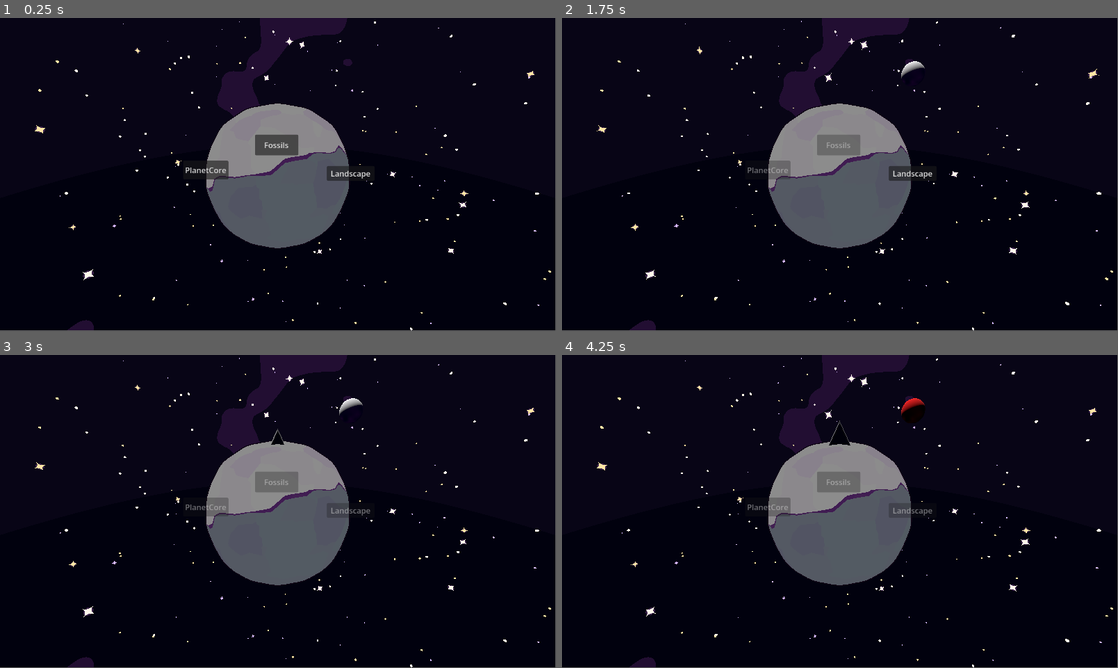
Above: before the commit, frames 1-4 (two rows, left to right).
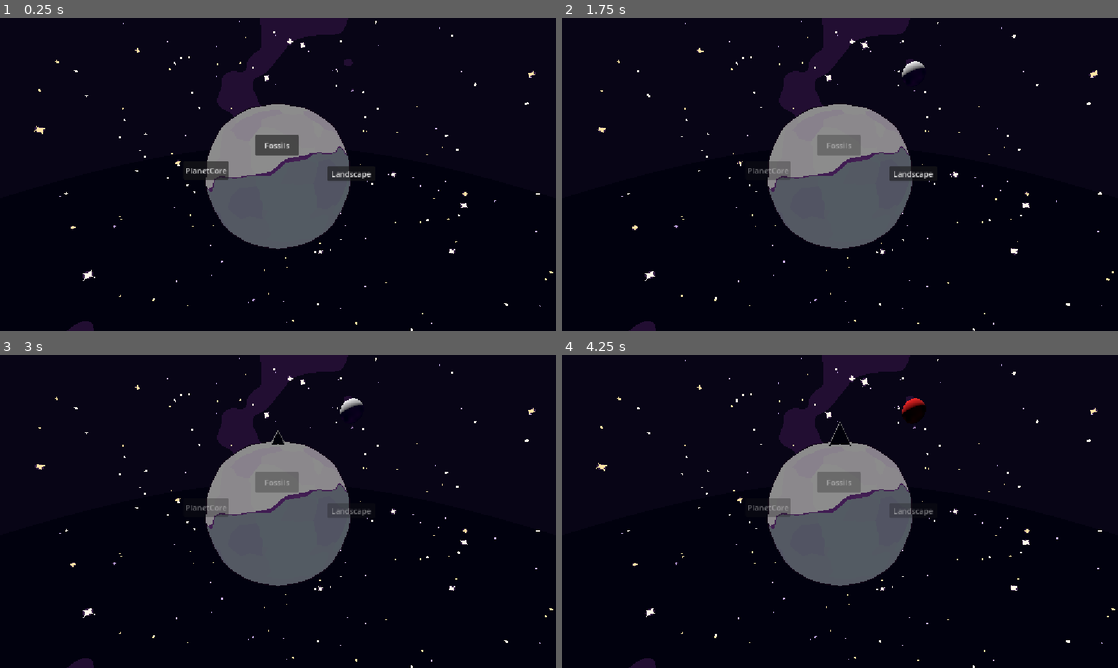
Above: after the commit, the same moments.

Repository: thepunkoff/alienshift
Game: Godot game, scene res://scenes/game.tscn
Two runs of this game, one before a commit and one after it. Both use one fixed random seed, a clock stepped at 60 frames per second and the inputs below.
Inputs:
- Up to frame 1 (0.25 s): no input
- Up to frame 2 (1.75 s): click "PlanetCore" at 0.5 s; click "Fossils" at 1.25 s
- Up to frame 3 (3 s): click "Landscape" at 2 s
- Up to frame 4 (4.25 s): no input
In our replay, the window is 799x449 before the commit and 800x450 after it. These sizes can differ from the game's own. Grey fills any space a smaller window leaves; there, only what the larger window draws over its background counts as a difference.

The runs differ from the first frame. In frame 1, 0.8% of the frame differs, in the area x 6-100%, y 0-100%; in frame 2, 0.8%; in frame 3, 0.8%; in frame 4, 0.8%.

Commit message:
ci

Diff:
--- a/project.godot
+++ b/project.godot
@@ -15,6 +15,13 @@
 config/features=PackedStringArray("4.6", "GL Compatibility")
 config/icon="res://icon.svg"
 
+[display]
+
+window/size/viewport_width=1152
+window/size/viewport_height=648
+window/stretch/mode="canvas_items"
+window/stretch/aspect="keep_height"
+
 [physics]
 
 3d/physics_engine="Jolt Physics"
--- a/scenes/game.tscn
+++ b/scenes/game.tscn
@@ -148,7 +148,7 @@
 transform = Transform3D(1.835, 0, 0, 0, 1.835, 0, 0, 0, 1.835, 0, 0, 0)
 
 [node name="planet" parent="planet2" index="0" unique_id=1760047288]
-instance_shader_parameters/mountain_sharpness = 1.9649999999999999
+instance_shader_parameters/mountain_sharpness = 1.965
 instance_shader_parameters/normal_strength = 5.9910002845725
 instance_shader_parameters/sea_level = 0.5330000253175
 instance_shader_parameters/seabed_relief = 0.20800000988
Not shown, added: export_presets.cfg
Not shown, added: export_web.sh
